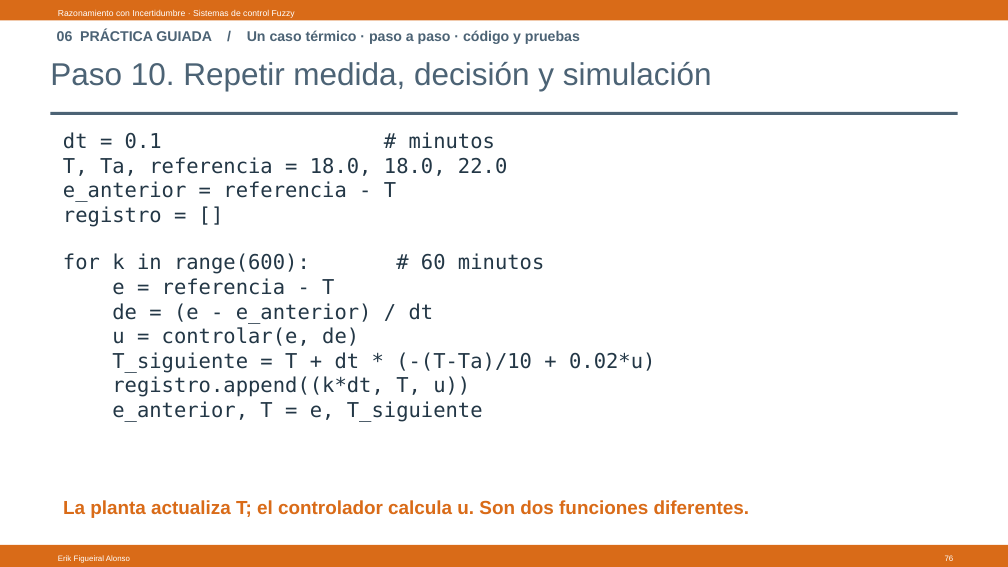
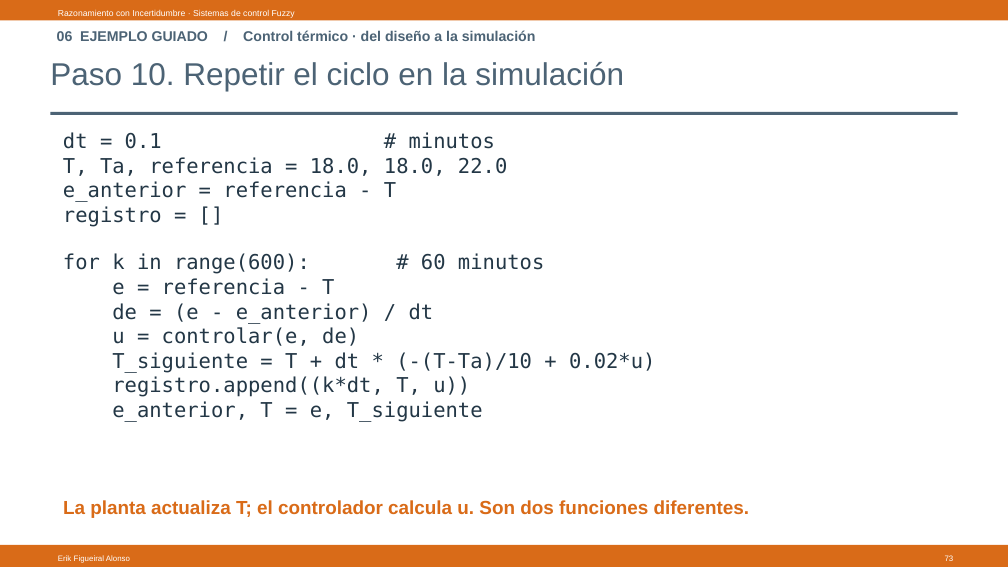
Before and after one commit to Figueiral-Alonso/Docencia, a slide deck: slide 73 of 26/Razonamiento con Incertidumbre/P2_Arquitectura/Control_Fuzzy/Sistemas_de_Control_Fuzzy.pptx (slide 76 before the commit). Drawn at 1008x567 pixels with LibreOffice and Linux fonts; fonts in the diff are those of the drawing. Boxes give left, top, right and bottom in pixels: in the first picture for what was removed or moved away, otherwise in the second. Text is boxed around its words. In the diff, an @@ line names an element or a change of style, - is before the commit and + after.

Commit message:
Reorganiza fuzzy por capítulos de Ross y guía el diseño de control

```diff
--- a/26/Razonamiento con Incertidumbre/P2_Arquitectura/Control_Fuzzy/Sistemas_de_Control_Fuzzy.pptx
+++ b/26/Razonamiento con Incertidumbre/P2_Arquitectura/Control_Fuzzy/Sistemas_de_Control_Fuzzy.pptx
@@ text at <box>57,30,536,41</box>: text changed @@
-06 PRÁCTICA GUIADA / Un caso térmico · paso a paso · código y pruebas
+06 EJEMPLO GUIADO / Control térmico · del diseño a la simulación
@@ text at <box>50,62,624,91</box>: text changed @@
-Paso 10. Repetir medida, decisión y simulación
+Paso 10. Repetir el ciclo en la simulación
```
Also in this commit, not shown: 66 other slides changed, 12 slides added, 17 slides removed, 1 other file.
